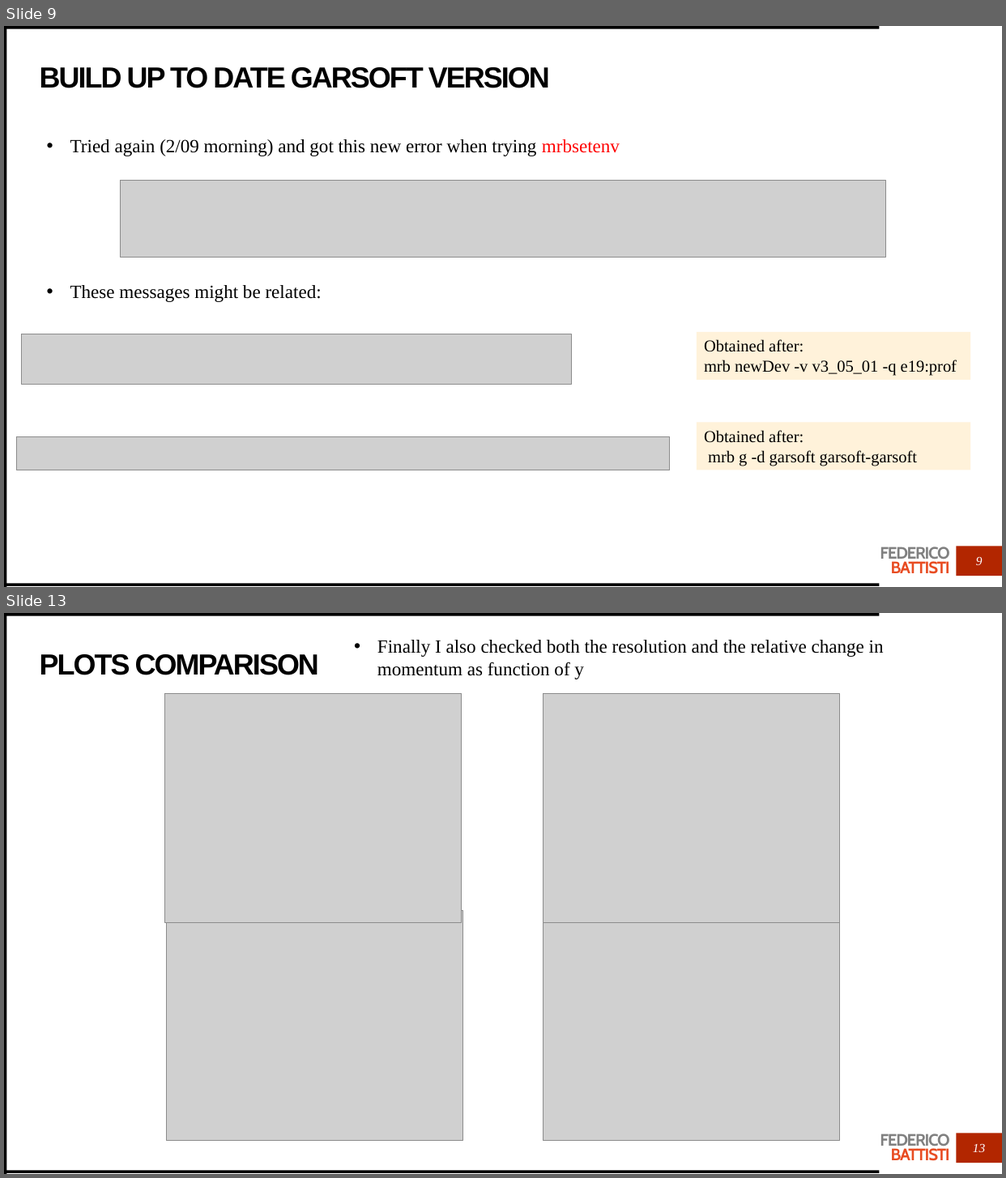
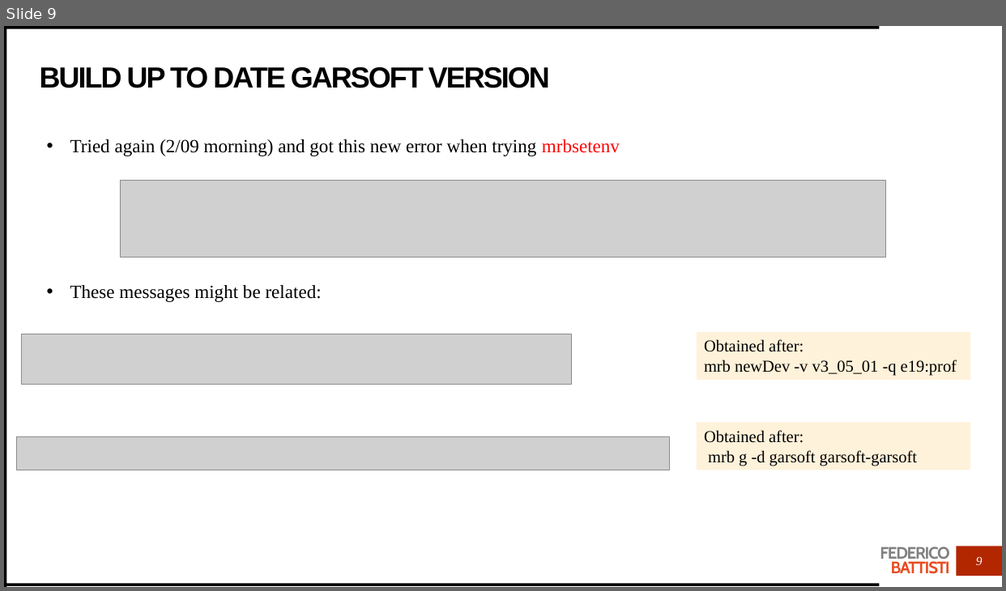
Before and after one commit to Trenchcoat95/OxfordCode, a slide deck: Simulation Exercise.pptx. Shown one above the other, each under a label of ours: slides 9 and 13 before the commit, slide 9 after it; the slides between them are not shown. The pictures are 1006x1178 and 1006x591 pixels, drawn with LibreOffice and Linux fonts; fonts in the diff are those of the drawing; grey boxes stand for pictures. Boxes give left, top, right and bottom in pixels: in the first picture for what was removed or moved away, otherwise in the second. Text is boxed around its words. In the diff, an @@ line names an element or a change of style, - is before the commit and + after.

Commit message:
Energy plots + first edep-sim display

```diff
--- a/Simulation Exercise.pptx
+++ b/Simulation Exercise.pptx
@@ slide 13 removed at (x1=4, y1=613, x2=1002, y2=1174), background #FFFFFF; not listed: 5 template elements that a slide beside it also shows @@
@@ title removed at (x1=40, y1=654, x2=319, y2=675) @@
-PLOTS COMPARISON
@@ text removed at (x1=377, y1=640, x2=884, y2=679) @@
-• Finally I also checked both the resolution and the relative change in momentum as function of y
@@ picture removed at (x1=165, y1=693, x2=462, y2=923) @@
@@ picture removed at (x1=543, y1=693, x2=839, y2=923) @@
@@ picture removed at (x1=167, y1=911, x2=463, y2=1141) @@
@@ picture removed at (x1=543, y1=911, x2=839, y2=1141) @@
@@ page number removed at (x1=973, y1=1144, x2=985, y2=1152) @@
-13
```
Also in this commit, not shown: 3 slides changed, 4 slides added, 10 other files.
